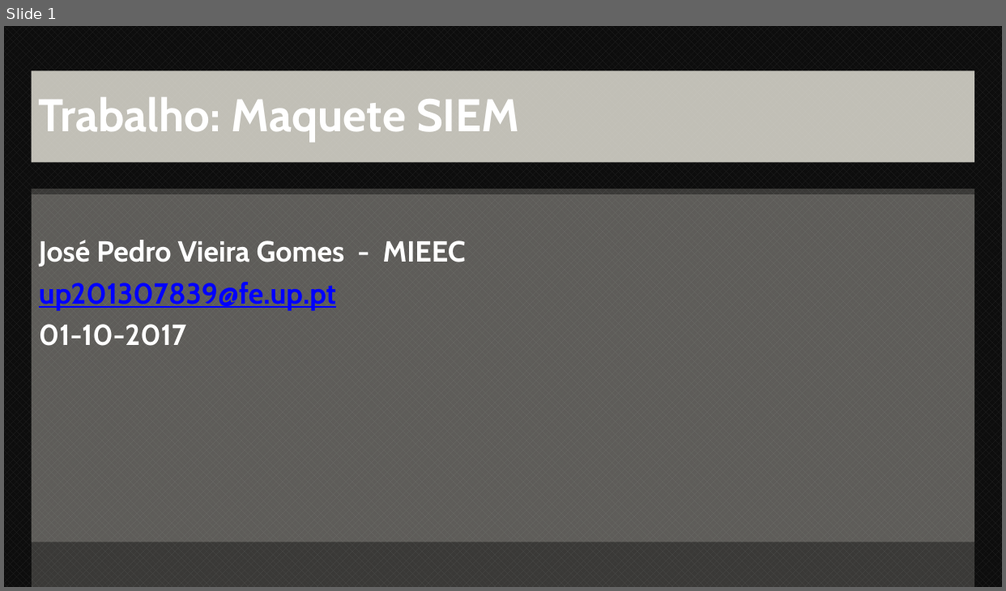
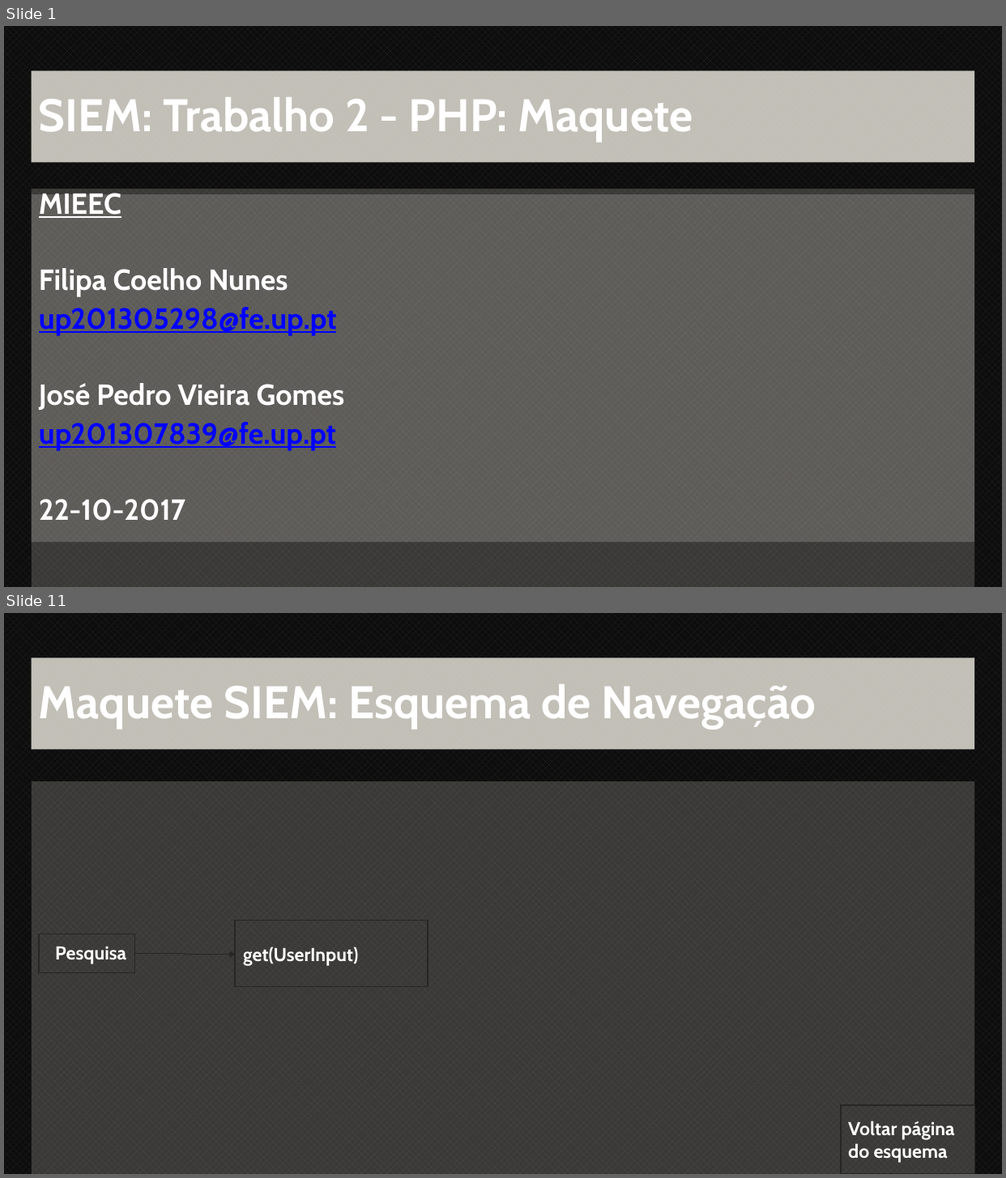
Before and after one commit to MoonlessS/bookshare, a slide deck: bookshare/relatorio/plano.pptx. Shown one above the other, each under a label of ours: slide 1 before the commit, slides 1 and 11 after it; the slides between them are not shown. The pictures are 1006x591 and 1006x1178 pixels, drawn with LibreOffice and Linux fonts; fonts in the diff are those of the drawing. Boxes give left, top, right and bottom in pixels: in the first picture for what was removed or moved away, otherwise in the second. Text is boxed around its words. In the diff, an @@ line names an element or a change of style, - is before the commit and + after.

```diff
--- a/bookshare/relatorio/plano.pptx
+++ b/bookshare/relatorio/plano.pptx
@@ slide 11 added at [4, 613, 1002, 1174], background pattern #262626 on #0D0D0D; not listed: 1 template element that a slide beside it also shows @@
@@ title added at [32, 658, 975, 749], fill #EEECE1 at 80% opacity, 44 pt, text #FFFFFF, bold @@
+Maquete SIEM: Esquema de Navegação
@@ rectangle added at [236, 921, 428, 987], outline #262626 1 pt @@
@@ rectangle added at [39, 934, 135, 973], outline #262626 1 pt @@
@@ text added at [55, 947, 126, 965], 18 pt, text #FFFFFF, bold @@
+Pesquisa
@@ text added at [243, 947, 358, 966], 18 pt, text #FFFFFF, bold @@
+get(UserInput)
@@ elbow arrow added from (135, 954) to (236, 954), #262626 0.5 pt @@
@@ rectangle added at [841, 1105, 975, 1174], outline #262626 1 pt @@
@@ text added at [848, 1121, 955, 1163], 18 pt, text #FFFFFF, bold @@
+Voltar página
+do esquema
@@ slide 1 changed as well @@
@@ title at [39, 97, 693, 142]: text changed @@
-Trabalho: Maquete SIEM
+SIEM: Trabalho 2 - PHP: Maquete
@@ text at [39, 193, 345, 410]: text changed @@
-José Pedro Vieira Gomes - MIEEC
+MIEEC
+Filipa Coelho Nunes
+up201305298@fe.up.pt
+José Pedro Vieira Gomes
@@ text at [39, 422, 336, 451]: line spacing 0.9 to 0.8 @@
@@ text at [39, 499, 185, 521]: text changed @@
-01-10-2017
+22-10-2017
```
Also in this commit, not shown: 4 other slides changed, 41 other slides added, 1 slide removed, 5 other files.
